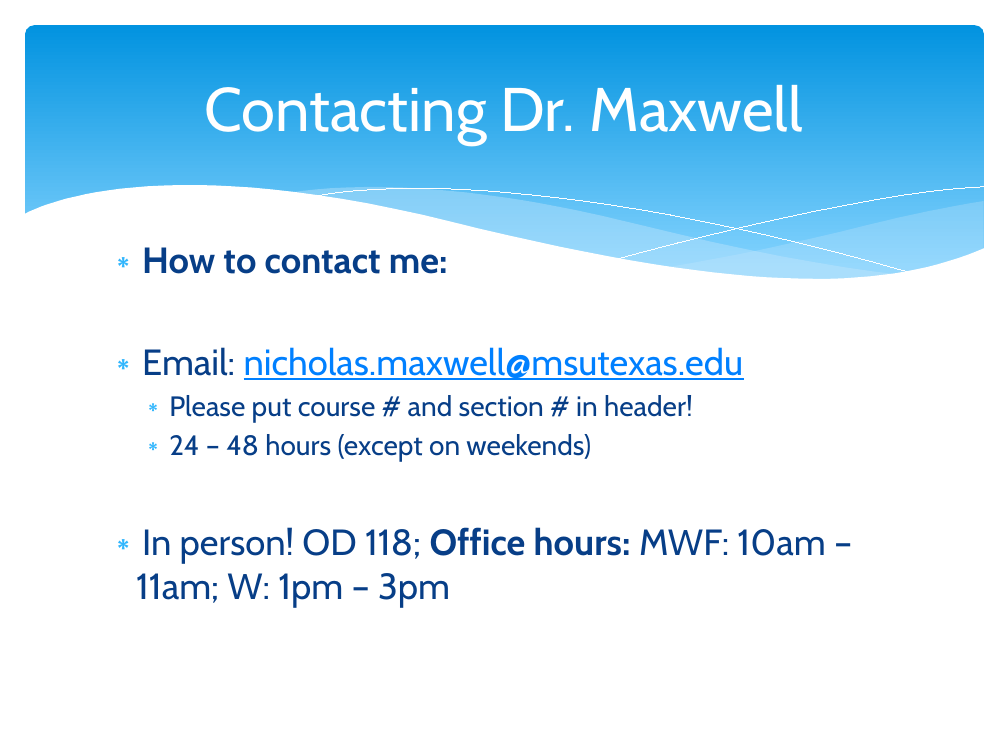
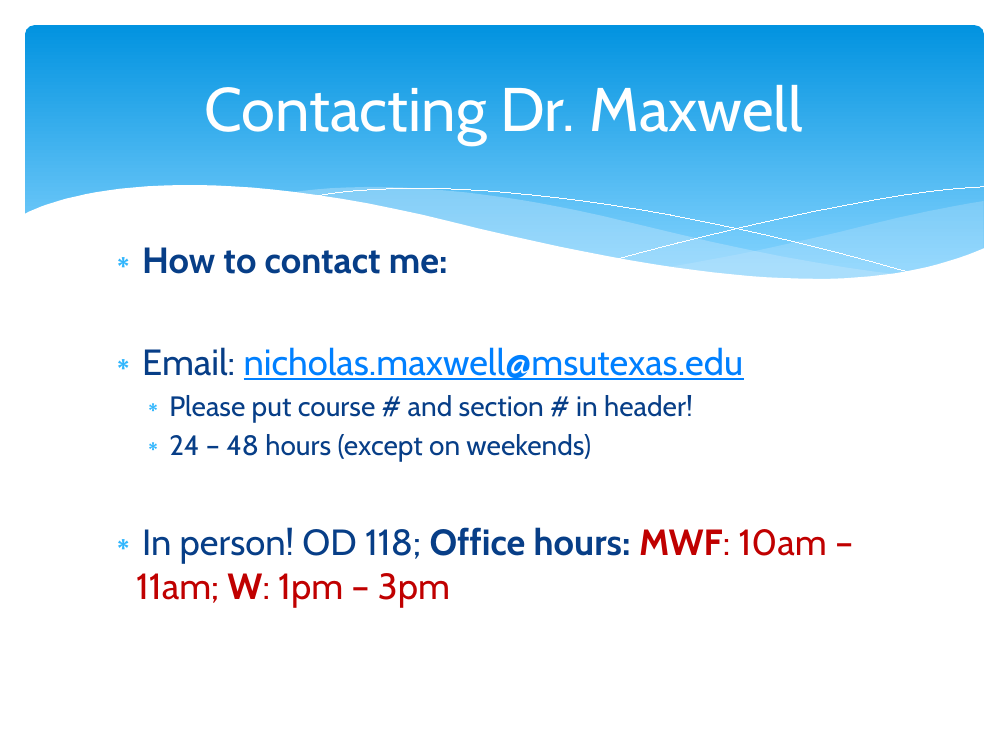
Before and after one commit to npm27/Teaching-Materials, a slide deck: slide 3 of Memory/Slides/0 First Day Info.pptx. Drawn at 1008x756 pixels with LibreOffice and Linux fonts; fonts in the diff are those of the drawing. Boxes give left, top, right and bottom in pixels: in the first picture for what was removed or moved away, otherwise in the second. Text is boxed around its words. In the diff, an @@ line names an element or a change of style, - is before the commit and + after.

```diff
--- a/Memory/Slides/0 First Day Info.pptx
+++ b/Memory/Slides/0 First Day Info.pptx
@@ text at (136,527,827,607): text colour #073E87 to #C00000 in "MWF: 10am – 11am; W: 1pm – ..."; bold on in "MWF: W:" @@
```
Also in this commit, not shown: 7 other slides changed, 2 slides added, 1 slide removed, 4 other files.
